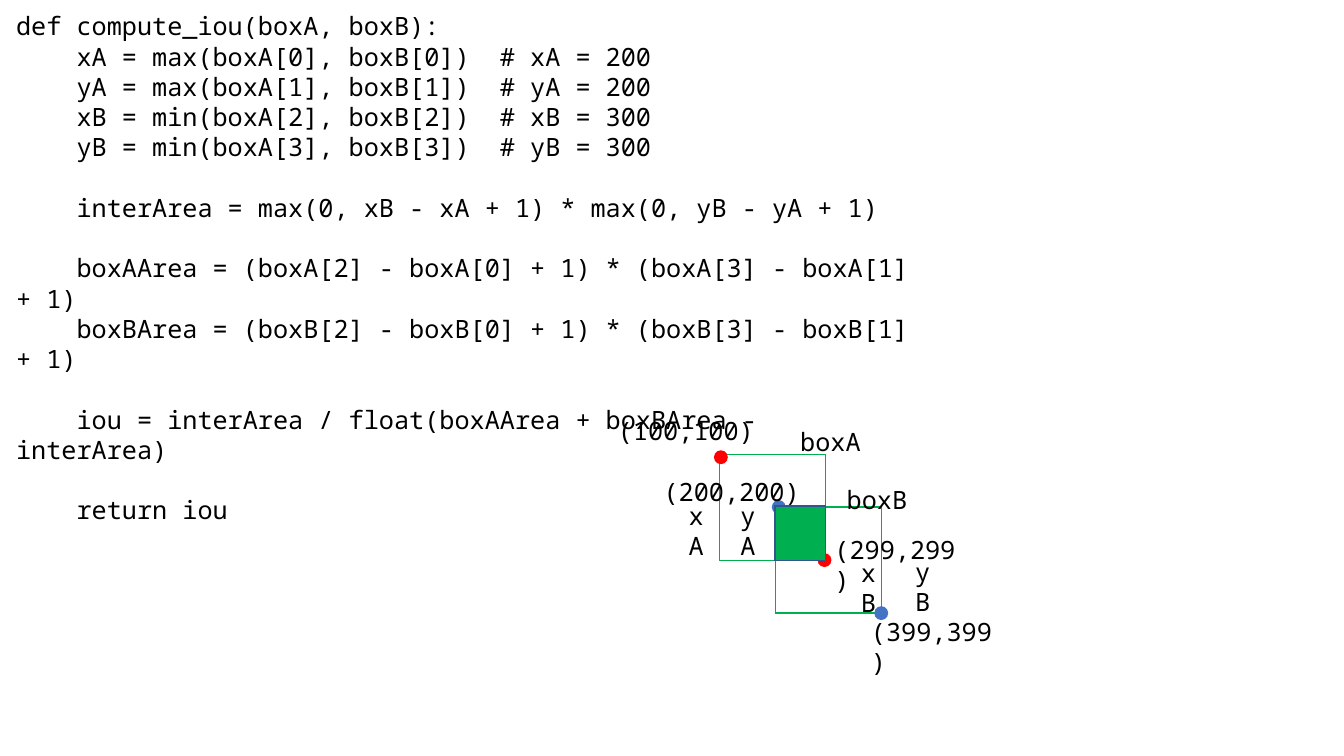
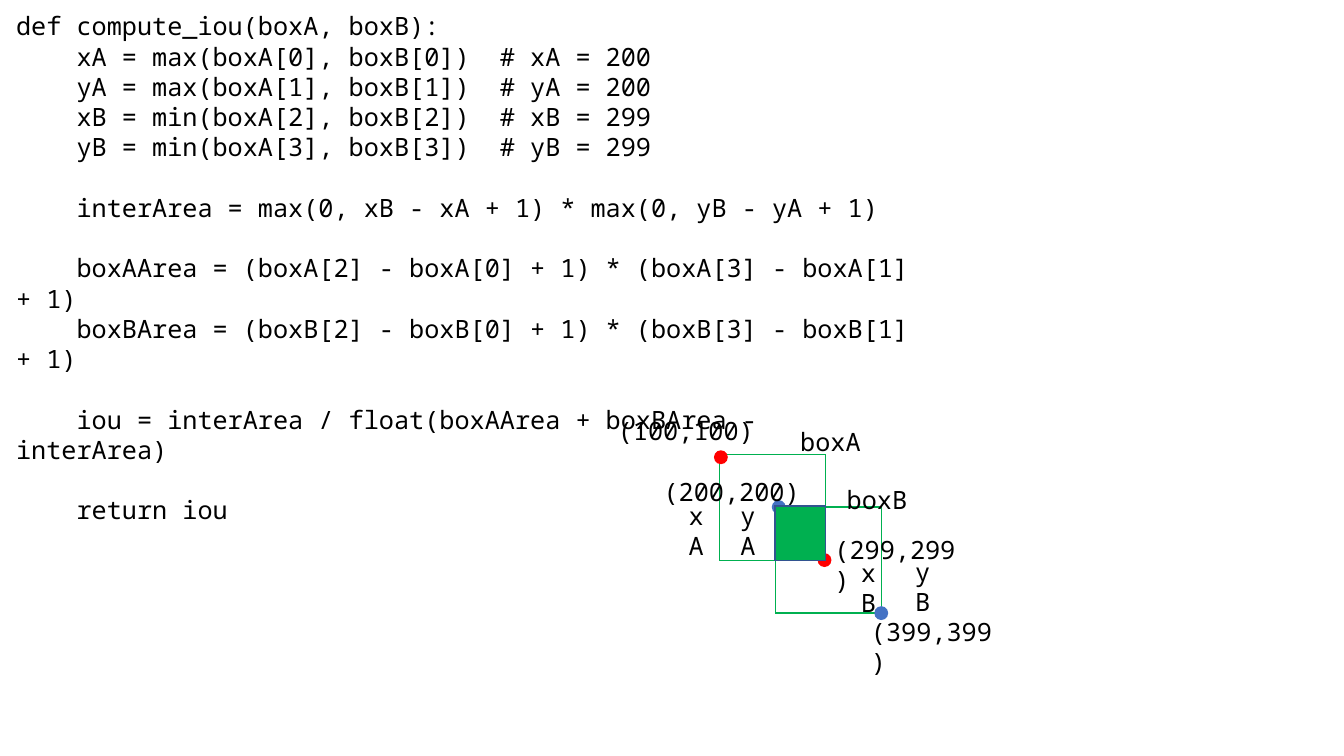
Before and after one commit to imguru-mooc/AI_VISION, a slide deck: slide 2 of 1_day/1일차_판서.pptx. Drawn at 1344x756 pixels with LibreOffice and Linux fonts; fonts in the diff are those of the drawing. Boxes give left, top, right and bottom in pixels: in the first picture for what was removed or moved away, otherwise in the second. Text is boxed around its words. In the diff, an @@ line names an element or a change of style, - is before the commit and + after.

```diff
--- a/1_day/1일차_판서.pptx
+++ b/1_day/1일차_판서.pptx
@@ text at box(77, 107, 651, 162): text changed @@
-xB = min(boxA[2], boxB[2]) # xB = 300
-yB = min(boxA[3], boxB[3]) # yB = 300
+xB = min(boxA[2], boxB[2]) # xB = 299
+yB = min(boxA[3], boxB[3]) # yB = 299
```
Also in this commit, not shown: 1 other slide changed.
